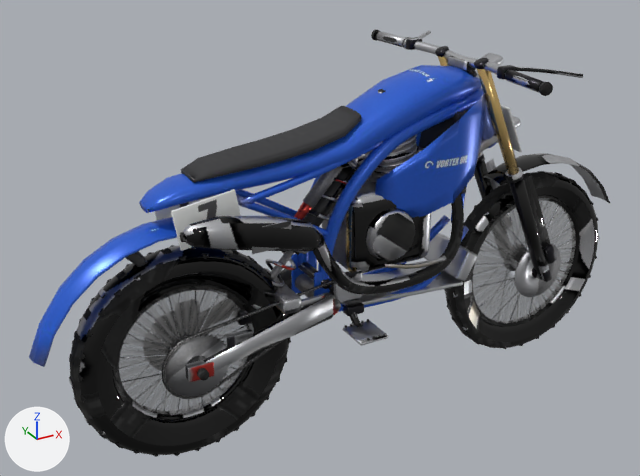
An edit to the Blender file assets/blender/bike.blend, drawn before and after from the same camera.
Camera for both pictures: a 50 mm camera at (-0.75, -2.2, 1.37) aimed at (0.49, 0.06, 0.24). The lights are fixed; the arrows at lower left show +X, +Y and +Z. The first picture is the older version.

In view in the first picture: 'bodywork', 'engine', 'exhaust', 'fork_lower', 'fork_upper', 'frame', 'handlebar', 'pegs', 'sprocket_rear', 'swingarm', 'wheel_front', 'wheel_rear', 'wheel_rear_blur' and 8 more.
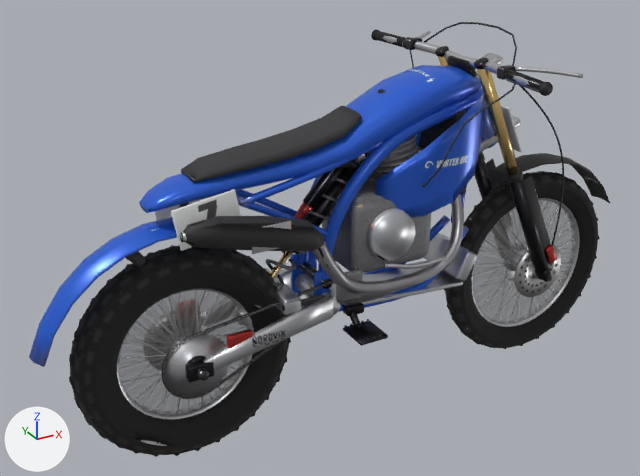
Pixel boxes [x1, y1, x2, y2] of what changed, in the pictures (640 x 476 px):
'handlebar', reshaped (144% taller): before [371, 29, 583, 96]; after [371, 22, 583, 187]
'brake_hose', added: after [519, 85, 564, 246]
part 1 of me_engine, surface changed (black to grey): [322, 89, 447, 303] in both
part 2 of me_exhaust, surface changed: [180, 146, 464, 295] in both
part 3 of me_swingarm, surface changed: [177, 268, 341, 382] in both
part 4 of me_fork_lower, surface changed: [476, 152, 608, 282] in both
part 5 of me_handlebar, added: after [422, 84, 516, 187]
part 6 of me_handlebar, added: after [424, 22, 517, 66]
part 7 of me_handlebar, surface changed: [372, 29, 583, 94] in both
part 8 of me_pegs, surface changed (grey to black): [343, 312, 388, 346] in both
part 9 of me_wheel_rear, surface changed: [69, 245, 291, 454] in both
part 10 of me_wheel_front, surface changed: [444, 172, 600, 334] in both
part 11 of me_sprocket_rear, surface changed (lighter): [166, 333, 227, 385] in both

Diff of the bpy script that builds the scene:
```diff
--- a/assets/blender/bike.blend.py
+++ b/assets/blender/bike.blend.py
@@ me_engine @@
 me_engine.from_pydata(...)  # 1108 vertices, 826 faces; spans x 0.421..0.945, y -0.167..0.2, z 0.09..0.713
 # used by ob_engine; parent = ob_bike; location = (0.0, 0.0, 0.0)
+# me_engine part 1: texture (UV) coordinates of 826 of 826 faces, centred in x 0.427..0.945, y -0.164..0.199, z 0.09..0.711, changed; they spanned u 0.0..1.0, v 0.0..0.98 and now span u 0.0..0.99, v 0.0..1.0
 me_engine.materials.append(mat_bike_mech)
@@ me_exhaust @@
 me_exhaust.from_pydata(...)  # 574 vertices, 542 faces; spans x -0.046..0.948, y -0.205..0.017, z 0.109..0.515
 # used by ob_exhaust; parent = ob_bike; location = (0.0, 0.0, 0.0)
+# me_exhaust part 2: texture (UV) coordinates of 542 of 542 faces, centred in x -0.045..0.946, y -0.202..0.014, z 0.109..0.511, changed; they spanned u 0.24..0.98, v 0.0..0.96 and now span u 0.0..0.98, v 0.0..0.97
 me_exhaust.materials.append(mat_bike_mech)
@@ me_swingarm @@
 me_swingarm.from_pydata(...)  # 564 vertices, 494 faces; spans x -0.47..0.028, y -0.15..0.15, z -0.125..0.055
 # used by ob_swingarm; parent = ob_bike; location = (0.43, 0.0, 0.1)
+# me_swingarm part 3: texture (UV) coordinates of 494 of 494 faces, centred in x -0.47..0.027, y -0.15..0.15, z -0.125..0.055, changed; they spanned u 0.0..1.0, v 0.0..0.99 and now span u 0.0..0.99, v 0.0..1.0
 me_swingarm.materials.append(mat_bike_mech)
@@ me_fork_lower @@
 me_fork_lower.from_pydata(...)  # 440 vertices, 374 faces; spans x -0.203..0.36, y -0.13..0.13, z -0.026..0.418
 # used by ob_fork_lower; parent = ob_bike; location = (1.3, 0.0, 0.0)
+# me_fork_lower part 4: texture (UV) coordinates of 374 of 374 faces, centred in x -0.199..0.352, y -0.13..0.13, z -0.026..0.407, changed; they spanned u 0.03..0.96, v 0.1..0.99 and now span u 0.08..0.99, v 0.0..0.96
 me_fork_lower.materials.append(mat_bike_mech)
@@ me_handlebar @@
 # used by ob_handlebar; parent = ob_bike; location = (0.96, 0.0, 0.77)
-me_handlebar.from_pydata(...)  # 782 vertices, 710 faces; spans x -0.065..0.144, y -0.438..0.438, z -0.023..0.03
+me_handlebar.from_pydata(...)  # 980 vertices, 896 faces; spans x -0.352..0.163, y -0.438..0.438, z -0.433..0.089
+# me_handlebar part 5: a new loose piece of 78 vertices spanning x -0.283..0.034, y -0.238..0.146, z -0.433..0.014, in mat_bike_mech
+# me_handlebar part 6: a new loose piece of 60 vertices spanning x 0.018..0.163, y -0.108..0.238, z -0.042..0.089, in mat_bike_mech
+# me_handlebar part 7: 466 kept faces spanning x -0.065..0.144, y -0.438..0.438, z -0.023..0.03 get new texture (UV) coordinates
+# other edits to the shape of me_handlebar do not show in these pictures
 me_handlebar.materials.append(mat_bike_mech)
@@ me_pegs @@
 me_pegs.from_pydata(...)  # 320 vertices, 272 faces; spans x -0.05..0.05, y -0.245..0.245, z -0.012..0.049
 # used by ob_pegs; parent = ob_bike; location = (0.51, 0.0, 0.02)
+# me_pegs part 8: texture (UV) coordinates of 272 of 272 faces, centred in x -0.05..0.05, y -0.245..0.245, z -0.01..0.042, changed; they spanned u 0.0..1.0, v 0.04..1.0 and now span u 0.11..1.0, v 0.04..1.0
 me_pegs.materials.append(mat_bike_mech)
@@ me_wheel_rear @@
 me_wheel_rear.from_pydata(...)  # 3862 vertices, 3978 faces; spans x -0.342..0.342, y -0.095..0.095, z -0.341..0.341
 # used by ob_wheel_rear; parent = ob_bike; location = (0.0, 0.0, 0.0)
+# me_wheel_rear part 9: texture (UV) coordinates of 3973 of 3978 faces, centred in x -0.342..0.342, y -0.095..0.095, z -0.34..0.34, changed; they spanned u 0.0..1.0, v 0.0..1.0 and now span u 0.0..1.0, v 0.0..1.0
 me_wheel_rear.materials.append(mat_bike_mech)
@@ me_wheel_front @@
 me_wheel_front.from_pydata(...)  # 3574 vertices, 3666 faces; spans x -0.342..0.342, y -0.095..0.095, z -0.34..0.34
 # used by ob_wheel_front; parent = ob_bike; location = (1.3, 0.0, 0.0)
+# me_wheel_front part 10: texture (UV) coordinates of 3666 of 3666 faces, centred in x -0.342..0.342, y -0.095..0.095, z -0.339..0.339, changed; they spanned u 0.0..1.0, v 0.0..1.0 and now span u 0.0..1.0, v 0.0..1.0
 me_wheel_front.materials.append(mat_bike_mech)
@@ me_sprocket_rear @@
 me_sprocket_rear.from_pydata(...)  # 200 vertices, 104 faces; spans x -0.105..0.105, y -0.005..0.005, z -0.105..0.105
 # used by ob_sprocket_rear; parent = ob_wheel_rear; location = (0.0, -0.092, 0.0)
+# me_sprocket_rear part 11: texture (UV) coordinates of 104 of 104 faces, centred in x -0.1..0.1, y -0.005..0.005, z -0.1..0.1, changed; they spanned u 0.0..0.96, v 0.07..1.0 and now span u 0.24..1.0, v 0.05..0.99
 me_sprocket_rear.materials.append(mat_bike_mech)
@@ ob_brake_hose @@
+ob_brake_hose = bpy.data.objects.new('brake_hose', me_brake_hose)  # 150 vertices, 146 faces; spans x 1.068..1.346, y -0.108..-0.102, z 0.068..0.732
+ob_brake_hose.parent = ob_bike
+ob_brake_hose.location = (0.0, 0.0, 0.0)
```
